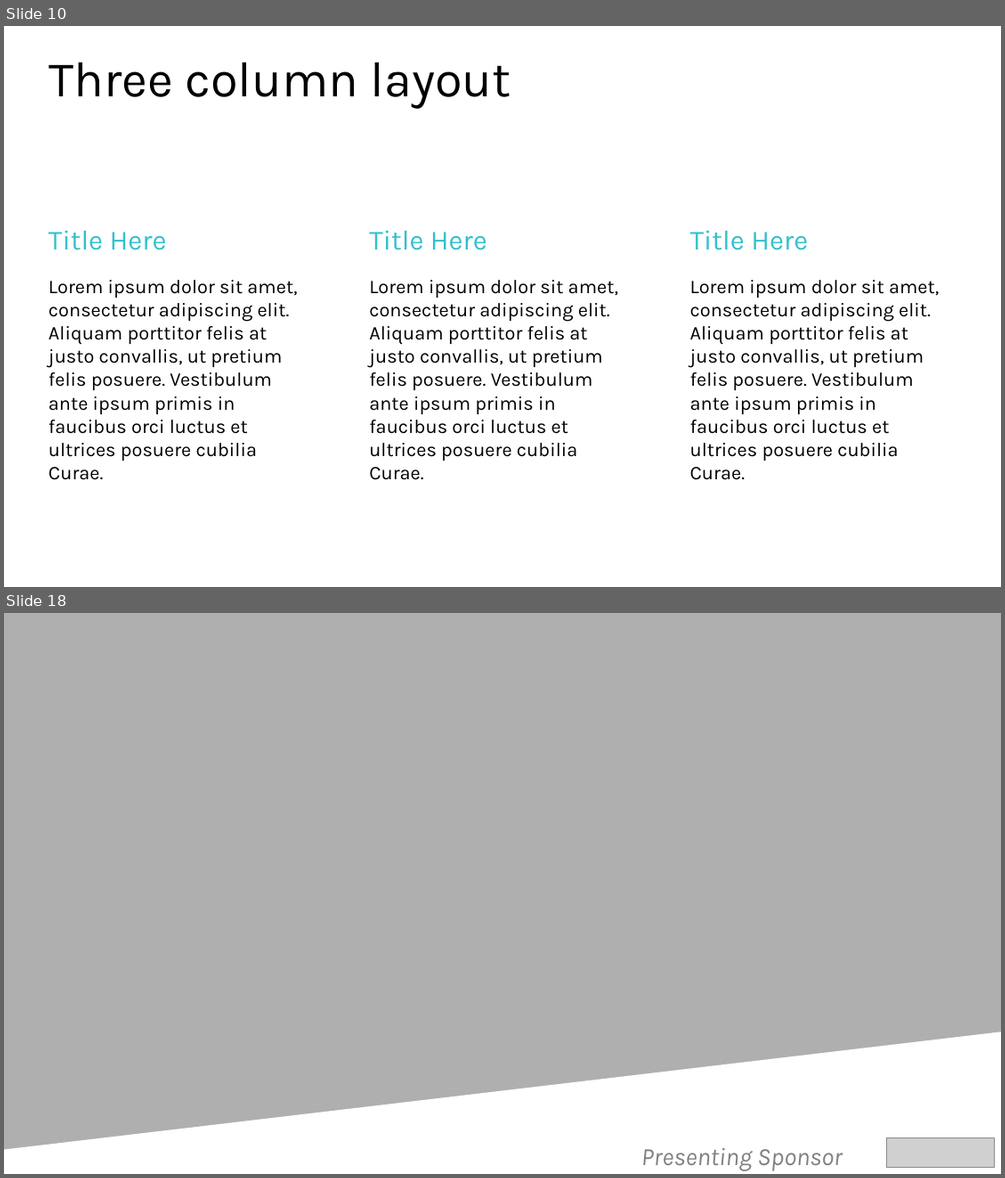
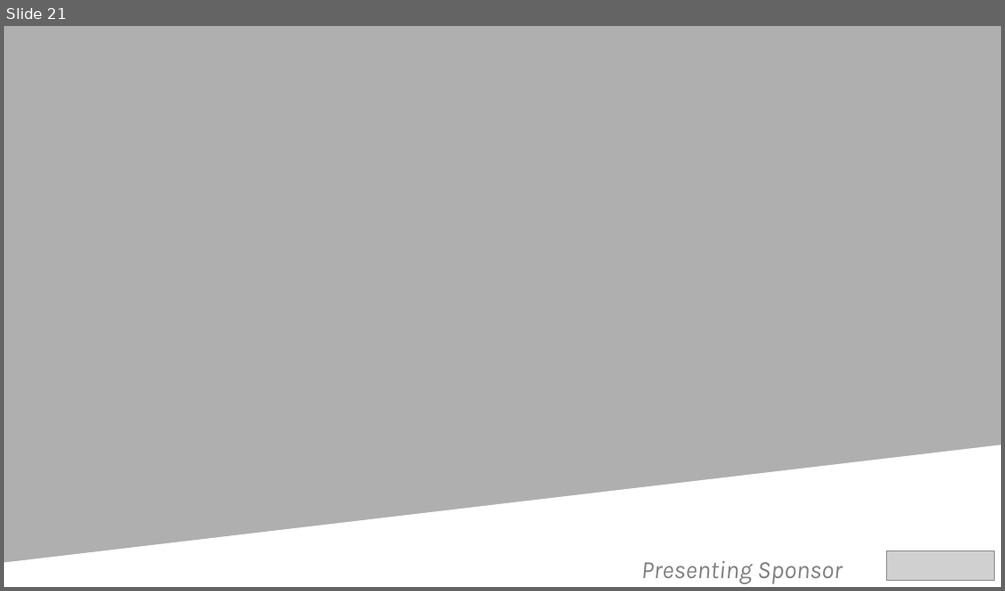
Before and after one commit to SQLDBAWithABeard/Presentations, a slide deck: 2018/24 HoP/PowerShell.pptx. Shown one above the other, each under a label of ours: slides 10 and 18 before the commit, slide 21 after it; the slides between them are not shown. The pictures are 1005x1178 and 1005x591 pixels, drawn with LibreOffice and Linux fonts; fonts in the diff are those of the drawing; grey boxes stand for pictures; background and template pictures are left out. Boxes give left, top, right and bottom in pixels: in the first picture for what was removed or moved away, otherwise in the second. Text is boxed around its words. In the diff, an @@ line names an element or a change of style, - is before the commit and + after.

```diff
--- a/2018/24 HoP/PowerShell.pptx
+++ b/2018/24 HoP/PowerShell.pptx
@@ slide 10 removed at <box>4,26,1001,587</box>, background #FFFFFF @@
@@ title removed at <box>49,62,511,109</box> @@
-Three column layout
@@ text removed at <box>48,230,167,250</box> @@
-Title Here
@@ text removed at <box>369,230,487,250</box> @@
-Title Here
@@ text removed at <box>690,230,808,250</box> @@
-Title Here
@@ text removed at <box>48,280,297,480</box> @@
-Lorem ipsum dolor sit amet, consectetur adipiscing elit. Aliquam porttitor felis at justo convallis, ut pretium felis posuere. Vestibulum ante ipsum primis in faucibus orci luctus et ultrices posuere cubilia Curae.
@@ text removed at <box>369,280,618,480</box> @@
-Lorem ipsum dolor sit amet, consectetur adipiscing elit. Aliquam porttitor felis at justo convallis, ut pretium felis posuere. Vestibulum ante ipsum primis in faucibus orci luctus et ultrices posuere cubilia Curae.
@@ text removed at <box>690,280,938,480</box> @@
-Lorem ipsum dolor sit amet, consectetur adipiscing elit. Aliquam porttitor felis at justo convallis, ut pretium felis posuere. Vestibulum ante ipsum primis in faucibus orci luctus et ultrices posuere cubilia Curae.
@@ what was slide 18 is now slide 21 @@
```
Also in this commit, not shown: 3 slides changed, 16 slides added, 12 other slides removed.
